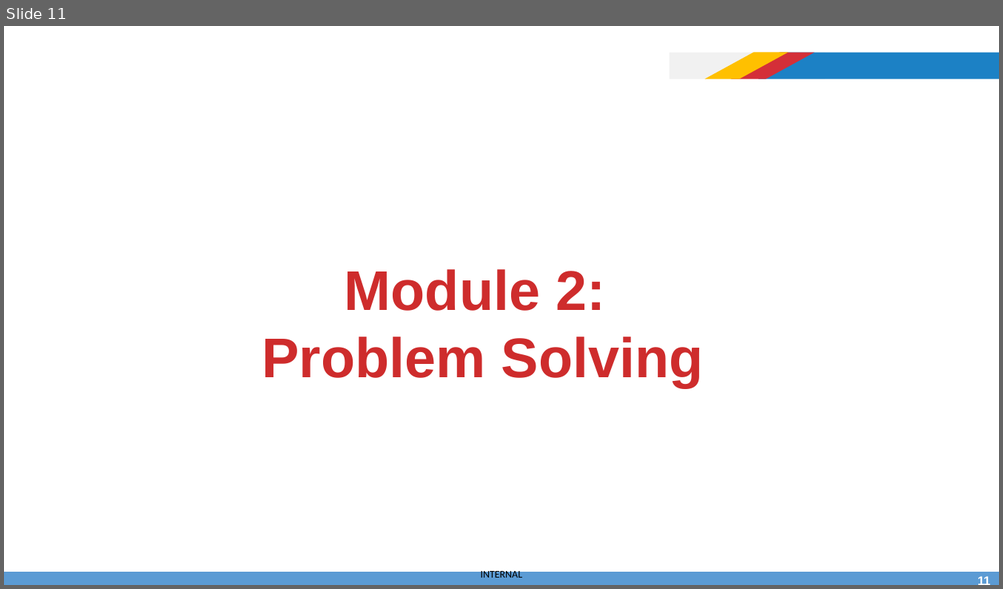
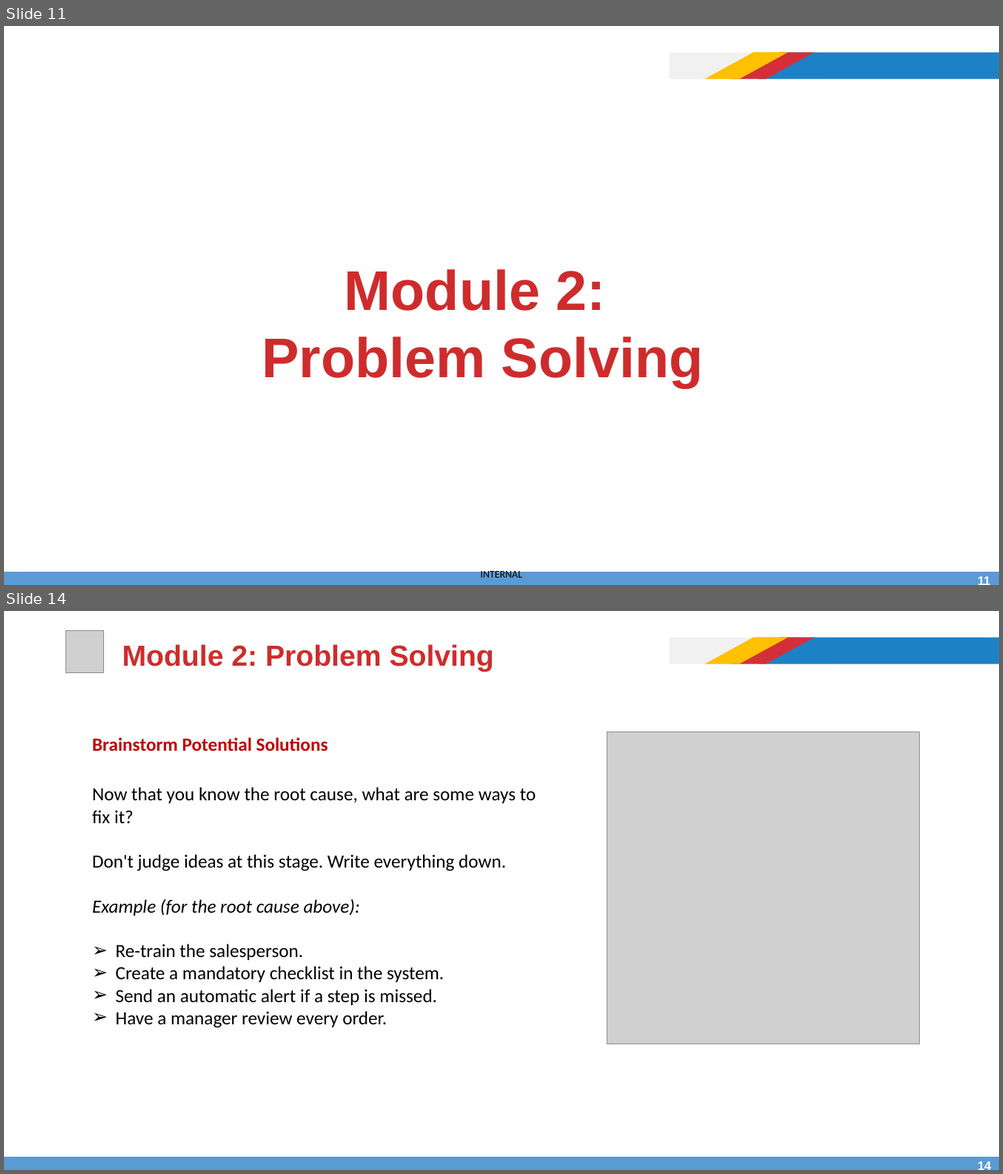
Before and after one commit to afathelbab/cnpc, a slide deck: computer-basics-soft-skills/day3/Computer Skills and Soft Skills - Lec-3.pptx. Shown one above the other, each under a label of ours: slide 11 before the commit, slides 11 and 14 after it; the slides between them are not shown. The pictures are 1003x589 and 1003x1174 pixels, drawn with LibreOffice and Linux fonts; fonts in the diff are those of the drawing; grey boxes stand for pictures; background and template pictures are left out. Boxes give left, top, right and bottom in pixels: in the first picture for what was removed or moved away, otherwise in the second. Text is boxed around its words. In the diff, an @@ line names an element or a change of style, - is before the commit and + after.

```diff
--- a/computer-basics-soft-skills/day3/Computer Skills and Soft Skills - Lec-3.pptx
+++ b/computer-basics-soft-skills/day3/Computer Skills and Soft Skills - Lec-3.pptx
@@ slide 14 added at bbox=[4, 611, 999, 1170], background #FFFFFF; not listed: 5 template elements that a slide beside it also shows @@
@@ picture added at bbox=[66, 630, 104, 672] @@
@@ title added at bbox=[122, 644, 494, 672], 28 pt, text #CE2C2C, bold @@
+Module 2: Problem Solving
@@ text added at bbox=[92, 738, 328, 752], 18 pt, text #C00000, bold @@
+Brainstorm Potential Solutions
@@ picture added at bbox=[607, 732, 919, 1044] @@
@@ text added at bbox=[92, 787, 535, 1028], 18 pt, text #000000 @@
+Now that you know the root cause, what are some ways to fix it?
+Don't judge ideas at this stage. Write everything down.
+Example (for the root cause above):
+  ➢ Re-train the salesperson.
+  ➢ Create a mandatory checklist in the system.
+  ➢ Send an automatic alert if a step is missed.
+  ➢ Have a manager review every order.
@@ page number added at bbox=[974, 1159, 995, 1170], 12 pt, text #FFFFFF, bold @@
+14
```
Also in this commit, not shown: 3 slides changed, 3 other slides added, 1 slide removed.
